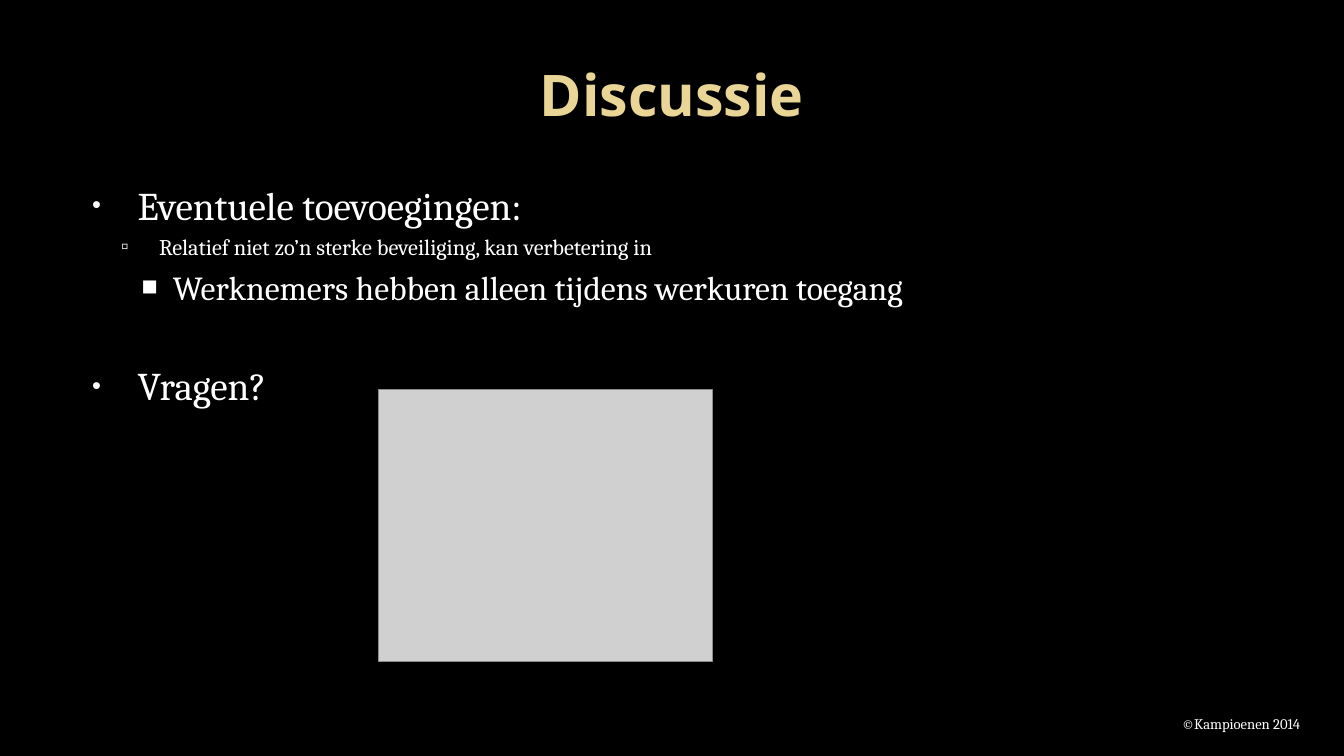
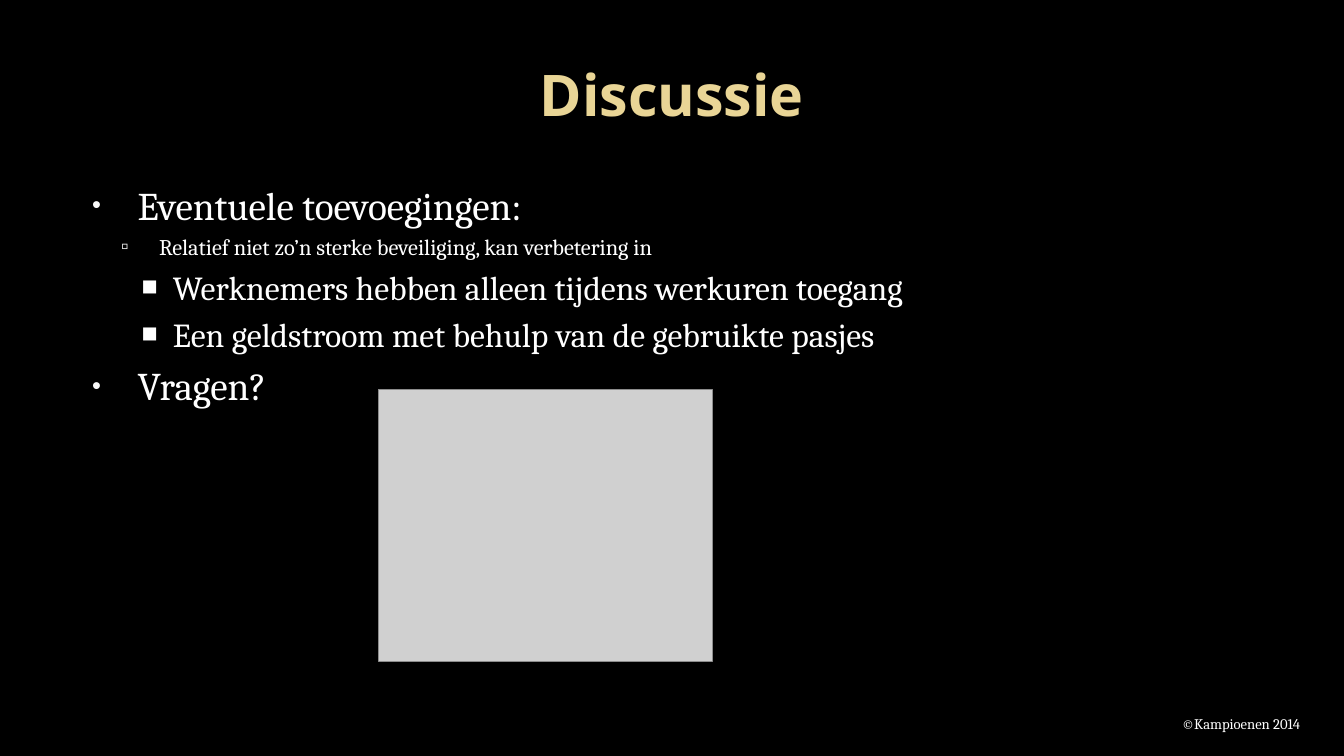
Before and after one commit to Projectgroep-18/Beveiligde-Pasjes, a slide deck: slide 13 of presentatie/Project beveiligde pasjes.pptx (slide 12 before the commit). Drawn at 1344x756 pixels with LibreOffice and Linux fonts; fonts in the diff are those of the drawing; grey boxes stand for pictures; background and template pictures are left out. Boxes give left, top, right and bottom in pixels: in the first picture for what was removed or moved away, otherwise in the second. Text is boxed around its words. In the diff, an @@ line names an element or a change of style, - is before the commit and + after.

```diff
--- a/presentatie/Project beveiligde pasjes.pptx
+++ b/presentatie/Project beveiligde pasjes.pptx
@@ text at bbox=[173, 323, 874, 355]: paragraph added @@
+  ■ Een geldstroom met behulp van de gebruikte pasjes
```
Also in this commit, not shown: 5 other slides changed, 2 slides added, 1 slide removed.
